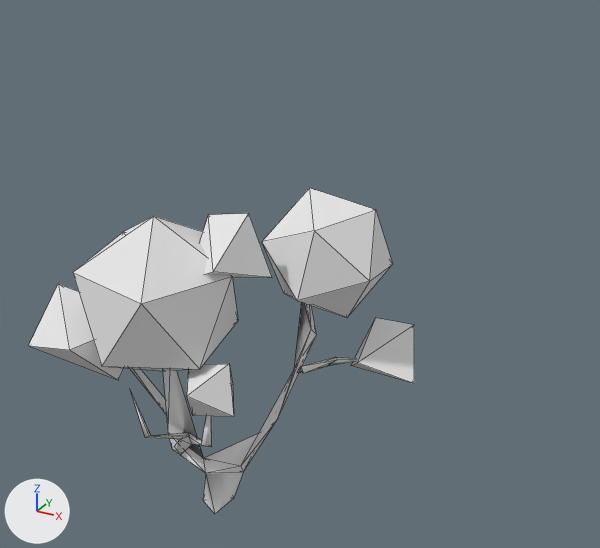
One commit to the OBJ model assets/models/Lowpoly_tree_sample2.obj: the scene before it, then after it.
Before and after are seen from a camera (50 mm lens) standing at (34.0, -47.4, 46.2) and looking at (5.6, 4.3, 20.4). Arrows for +X, +Y and +Z are at lower left; the lights stay in place. Mesh edges are drawn as thin lines. Where no turn or scale is listed for an object, it has been applied to the vertices.

Before the edit, the objects in view are built like this:
```python
me_tree_lp_11 = bpy.data.meshes.new('Tree_lp_11')
me_tree_lp_11.from_pydata(...)  # 99 vertices, 143 faces; spans x -13.1..13.8, y -7.4..13.5, z -0.8..25.8
# faces by material slot: [71, 72]
me_tree_lp_11.materials.append(mat_bark)  # white #e7e7e7
me_tree_lp_11.materials.append(mat_tree)  # white #e7e7e7
ob_tree_lp_11 = bpy.data.objects.new('Tree_lp_11', me_tree_lp_11)
ob_tree_lp_11.location = (0.0, 0.0, 0.0)
```
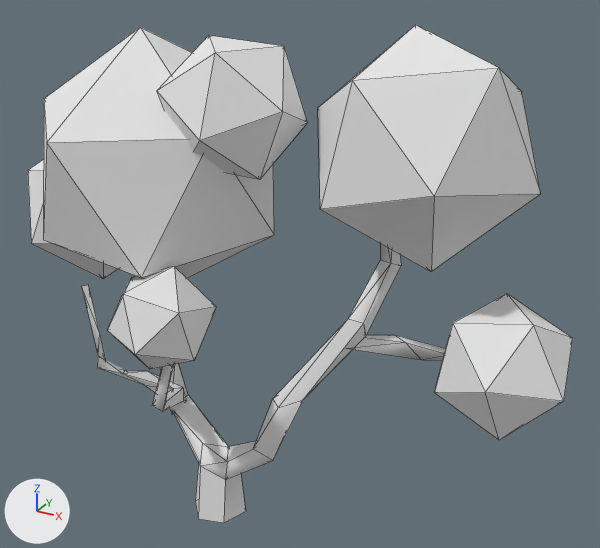
Edits to the bpy script that builds the scene:
```text
Change me_tree_lp_11:
    used by ob_tree_lp_11; location = (0.0, 0.0, 0.0)
    remove me_tree_lp_11.from_pydata(...)  # 99 vertices, 143 faces; spans x -13.1..13.8, y -7.4..13.5, z -0.8..25.8
    add me_tree_lp_11.from_pydata(...)  # 174 vertices, 248 faces; spans x -20.7..26.8, y -9.2..12.3, z -1.1..39.1
    me_tree_lp_11 part 1: the loose piece of 12 vertices spanning x 1.1..10.8, y 3.3..13.5, z 15.6..25.8 is turned -36.5 degrees about the z axis through its middle and scaled by 1.51, then moved by (8.9, -3.6, 10.7)
    me_tree_lp_11 part 2: the loose piece of 12 vertices spanning x -10.2..2.4, y -7.1..4.8, z 11.5..25.4 is turned -36.5 degrees about the z axis through the mesh origin and scaled by 1.51
    me_tree_lp_11 part 3: a new loose piece, an icosphere of 20 faces spanning x -20.7..-9.0, y -1.1..10.7, z 16.2..29.2, in mat_tree (white #e7e7e7)
    me_tree_lp_11 part 4: a new loose piece, an icosphere of 20 faces spanning x -3.7..2.9, y -9.2..-1.5, z 15.5..23.1, in mat_tree (white #e7e7e7)
    me_tree_lp_11 part 5: a new loose piece, an icosphere of 20 faces spanning x 17.7..26.8, y -2.1..8.0, z 13.2..21.9, in mat_tree (white #e7e7e7)
    me_tree_lp_11 part 6: a new loose piece, an icosphere of 20 faces spanning x -2.4..7.5, y -4.7..5.6, z 29.3..38.2, in mat_tree (white #e7e7e7)
    me_tree_lp_11 part 7: the loose piece of 21 vertices spanning x -3.6..5.5, y -2.2..8.2, z -0.8..17.6 is rebuilt with 47 vertices and now spans x -6.5..13.5, y -2.2..6.6, z -1.1..26.6
    me_tree_lp_11 part 8: a new loose piece of 28 vertices spanning x -10.0..0.1, y -5.6..1.5, z 6.7..19.1, in mat_bark (white #e7e7e7)
    me_tree_lp_11 part 9: a new loose piece of 13 vertices spanning x 10.5..20.3, y 1.0..5.9, z 15.4..17.8, in mat_bark (white #e7e7e7)
    me_tree_lp_11 part 10: the loose piece of 9 vertices spanning x 4.9..9.1, y 4.9..10.3, z 10.3..11.8 is deleted
    me_tree_lp_11 part 11: the loose piece of 6 vertices spanning x -0.6..4.3, y -5.6..-0.3, z 10.4..15.1 is deleted
    me_tree_lp_11 part 12: the loose piece of 6 vertices spanning x 7.6..13.8, y 7.0..13.3, z 9.9..14.3 is deleted
    me_tree_lp_11 part 13: the loose piece of 6 vertices spanning x -1.5..4.4, y -2.3..4.2, z 20.0..25.6 is deleted
    me_tree_lp_11 part 14
    27 vertices are removed from x -13.1..1.8, y -7.4..0.9, z 4.4..18.2
    34 faces are deleted
```

Where the change shows, as pixel boxes (x1, y1, x2, y2) in the pictures (600 x 548 px; the box of a moved part takes in the faces that stretch with it):
'Tree_lp_11', reshaped (41% wider, 52% taller)
    before: (29, 187, 414, 514)
    after: (28, 25, 573, 523)
part 1 of me_tree_lp_11, moved or reshaped
    before: (262, 187, 393, 318)
    after: (318, 25, 541, 272)
part 2 of me_tree_lp_11, moved or reshaped
    before: (73, 216, 238, 371)
    after: (43, 27, 274, 278)
part 3 of me_tree_lp_11, added
    after: (28, 159, 118, 279)
part 4 of me_tree_lp_11, added
    after: (107, 266, 216, 369)
part 5 of me_tree_lp_11, added
    after: (434, 294, 573, 440)
part 6 of me_tree_lp_11, added
    after: (157, 35, 308, 179)
part 7 of me_tree_lp_11, rebuilt (57% wider, 31% taller)
    before: (163, 302, 317, 514)
    after: (160, 244, 402, 523)
part 8 of me_tree_lp_11, added
    after: (82, 285, 186, 414)
part 9 of me_tree_lp_11, added
    after: (354, 335, 446, 360)
part 10 of me_tree_lp_11, deleted
    before: (299, 357, 355, 374)
part 11 of me_tree_lp_11, deleted
    before: (187, 364, 234, 417)
part 12 of me_tree_lp_11, deleted
    before: (351, 318, 414, 384)
part 13 of me_tree_lp_11, deleted
    before: (200, 213, 272, 278)
part 14 of me_tree_lp_11, deleted
    before: (29, 284, 212, 455)
